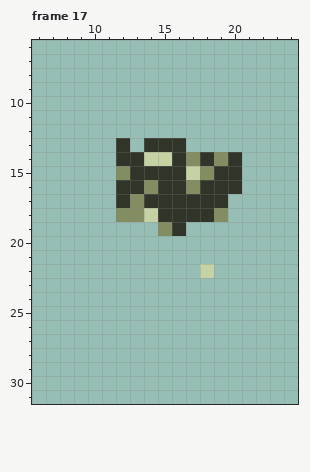
File history of a pixel-art file, sprites.aseprite. The picture above is the old version.
32x32 pixels, 18 frames. Shown: frame 17: x 6..24, y 6..31. The commit also changed other frames, which this record leaves out.
New version:
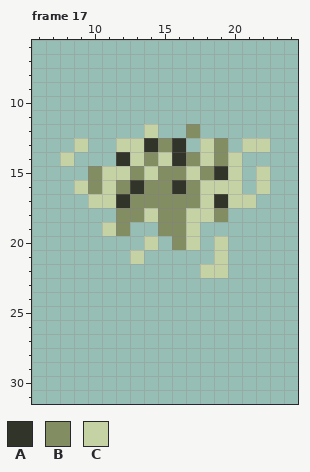
Palette (. is transparent): A #313429  B #838d62  C #c5d2a4
What changed:
Changed rows in their new state; - is an unchanged pixel.
Frame 17, layer "colors":
first column x 8:
12 ------C--B-----
13 -C--CC-B--CB-CC
14 C----CB---C-C--
15 --BCCBCBB---C-C
16 -CBCB--B--CCC-C
17 --CC--BBBBC-CC-
18 -------BBCC----
19 ---CB---BC-----
20 ------C-BC-C---
21 -----C-----C---
22 -----------C---
